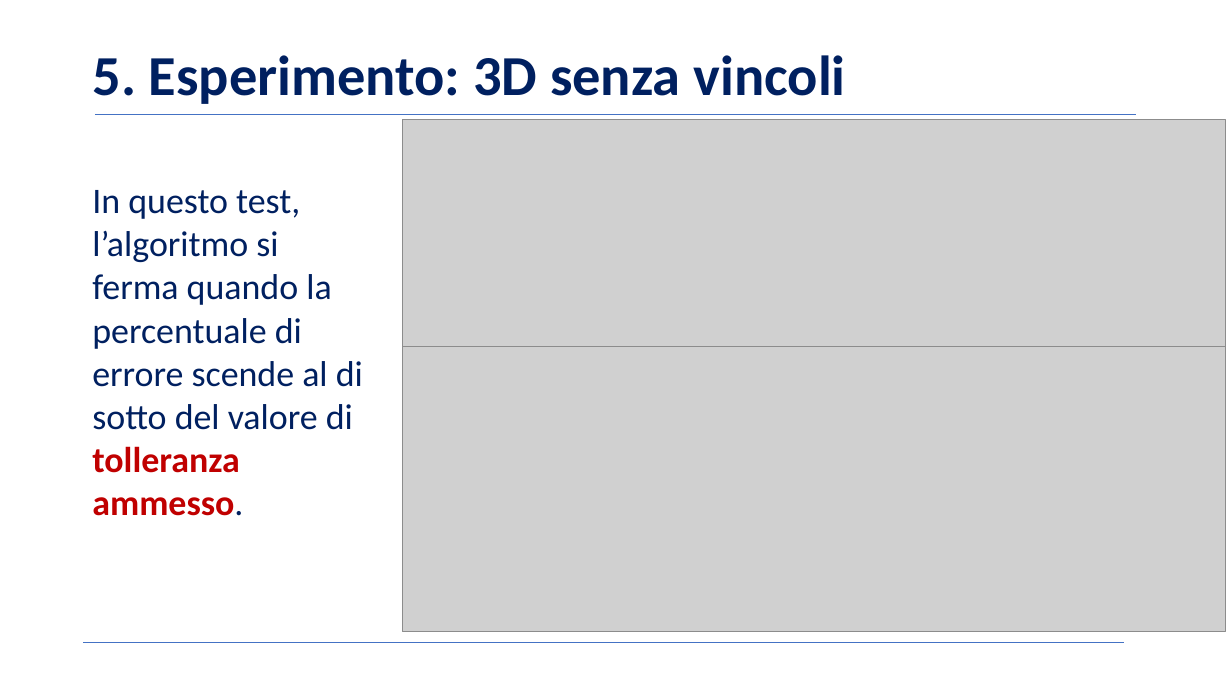
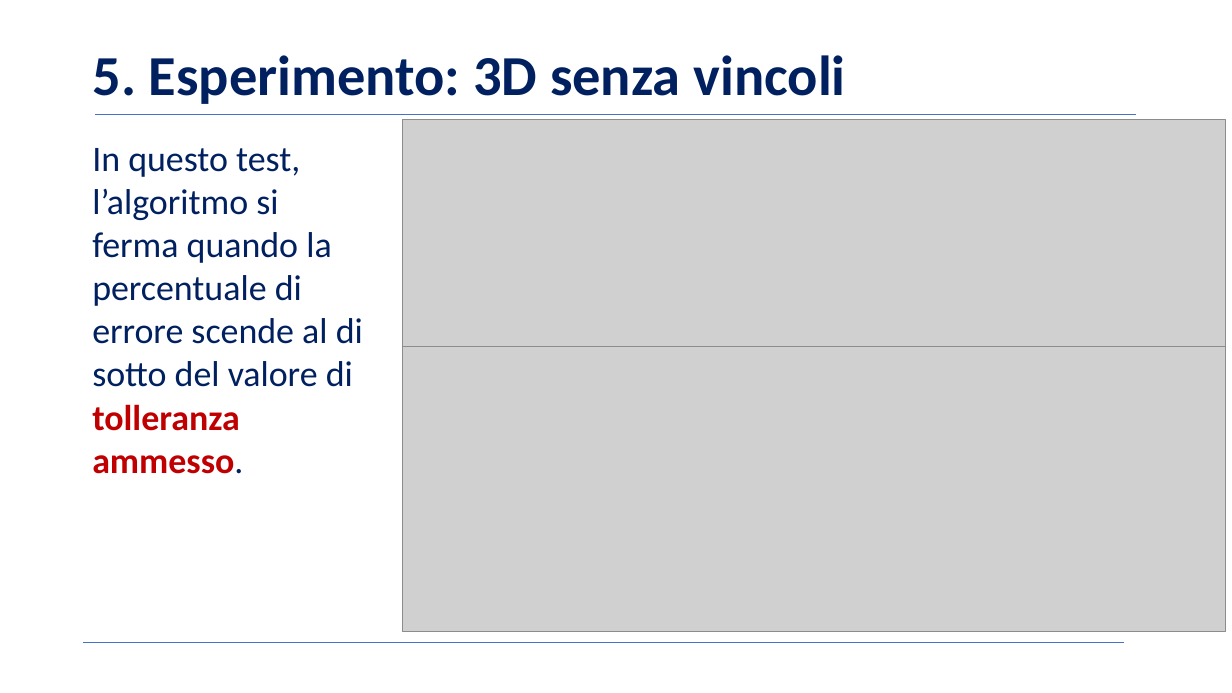
Before and after one commit to BernardoGiordano/NelderMeadMethod, a slide deck: slide 10 of writeup/Slides.pptx. Drawn at 1232x693 pixels with LibreOffice and Linux fonts; fonts in the diff are those of the drawing; grey boxes stand for pictures; background and template pictures are left out. Boxes give left, top, right and bottom in pixels: in the first picture for what was removed or moved away, otherwise in the second. Text is boxed around its words. In the diff, an @@ line names an element or a change of style, - is before the commit and + after.

```diff
--- a/writeup/Slides.pptx
+++ b/writeup/Slides.pptx
@@ text "In questo test, l’algoritmo si ...": place and size @@
-text "In questo test, l’algoritmo si ..." at (92, 190, 363, 516)
+text "In questo test, l’algoritmo si ..." at (92, 148, 363, 474)
```
Also in this commit, not shown: 3 other slides changed.
